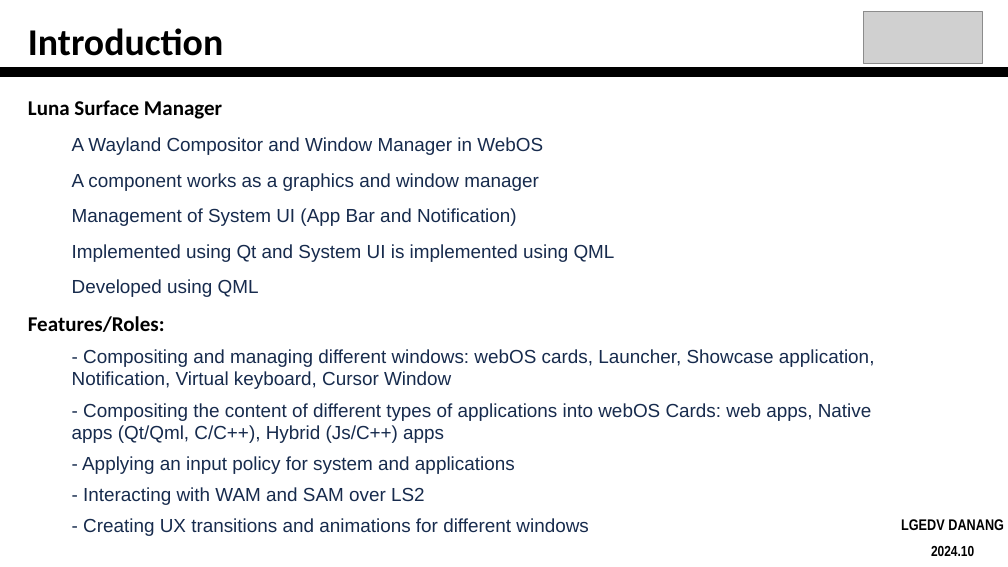
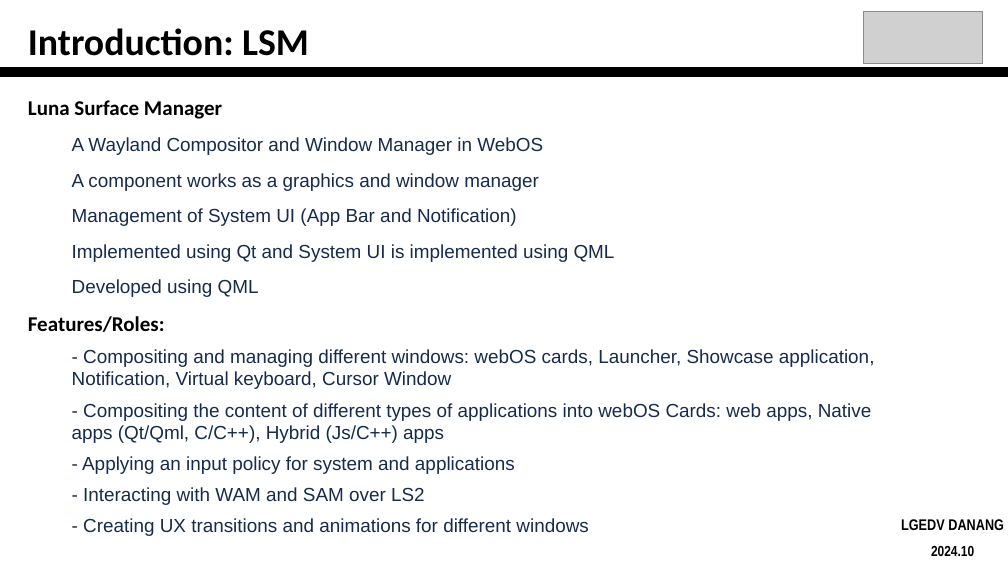
Before and after one commit to PhanNgocTrieu/SWPCT, a slide deck: slide 2 of present/LSM-WebOS.pptx. Drawn at 1008x567 pixels with LibreOffice and Linux fonts; fonts in the diff are those of the drawing; grey boxes stand for pictures. Boxes give left, top, right and bottom in pixels: in the first picture for what was removed or moved away, otherwise in the second. Text is boxed around its words. In the diff, an @@ line names an element or a change of style, - is before the commit and + after.

```diff
--- a/present/LSM-WebOS.pptx
+++ b/present/LSM-WebOS.pptx
@@ text at box(28, 28, 309, 56): text changed @@
-Introduction
+Introduction: LSM
```
Also in this commit, not shown: 4 other slides changed, 1 slide removed, 1 other file.
